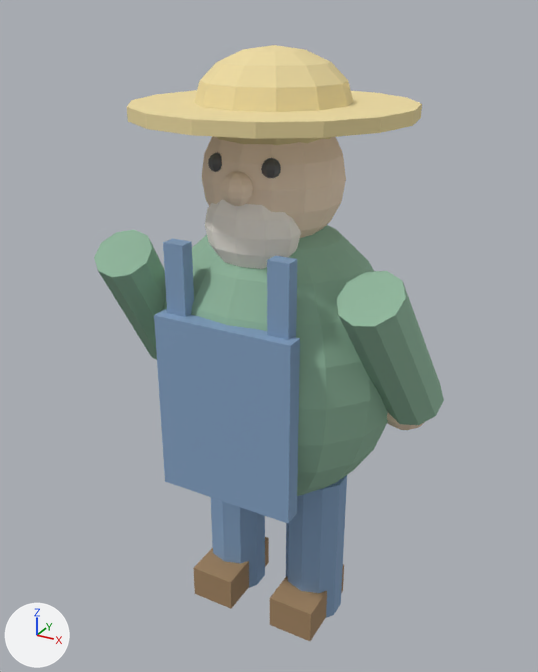
Before and after pictures for a commit that changed the glTF model game/assets/farmer.glb.
Before and after are seen from a 50 mm lens placed at (1.118, -2.084, 2.138), pointed at (-0.025, -0.005, 1.098). Every picture has the same lights, and +X, +Y and +Z are marked at lower left. The first picture is the older version. Vertices at exactly the same position are counted once.

Objects in the first picture: 'Farmer_Apron', 'Farmer_ApronStrap_R', 'Farmer_Arm_L', 'Farmer_Arm_R', 'Farmer_Beard', 'Farmer_Body', 'Farmer_Boot_R', 'Farmer_Eye_L', 'Farmer_Eye_R', 'Farmer_HatBrim', 'Farmer_HatTop', 'Farmer_Head', 'Farmer_Leg_L', 'Farmer_Leg_R' and 4 more.
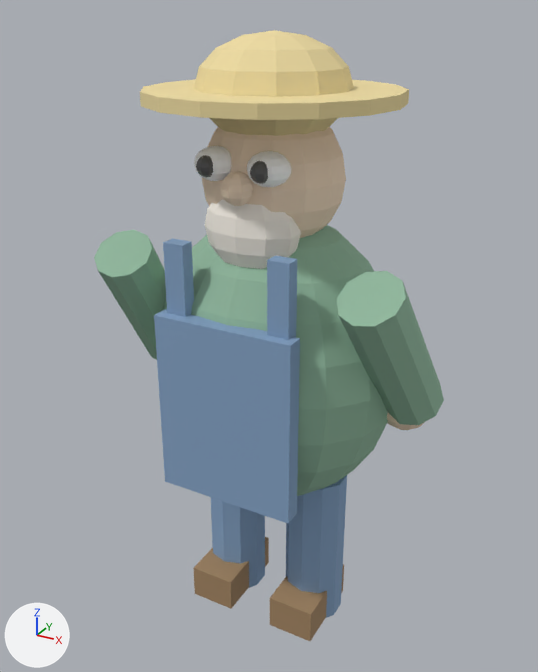
Where the change shows, as pixel boxes [x1, y1, x2, y2] in the pictures (538 x 672 px):
```json
{"object": "Farmer_HatBrim", "change": "moved, rescaled", "before": [127, 90, 422, 139], "after": [140, 79, 409, 120], "on screen": "9% narrower, 16% shorter"}
{"object": "Farmer_HatTop", "change": "moved", "before": [194, 45, 353, 145], "after": [194, 30, 354, 136]}
{"object": "Farmer_EyeWhite_R", "change": "added", "after": [247, 151, 291, 187]}
{"object": "Farmer_EyeWhite_L", "change": "added", "after": [194, 146, 231, 181]}
{"object": "Farmer_Eye_R", "change": "moved", "before": [261, 158, 281, 178], "after": [250, 161, 268, 184]}
{"object": "Farmer_Eye_L", "change": "moved", "before": [208, 152, 222, 172], "after": [196, 155, 213, 177]}
```

Scene script edits in JSON lines:
```json
{"op": "add", "block": "mat_m_farmereyewhite", "code": ["mat_m_farmereyewhite = principled_material('M_FarmerEyeWhite')", "mat_m_farmereyewhite.base_color = (1.0, 1.0, 1.0)  # white #ffffff", "mat_m_farmereyewhite.roughness = 0.4"]}
{"block": "me_cylinder_007", "where": "# used by ob_farmer_hatbrim; location = (0.0, -0.02, 1.86)"}
{"op": "remove", "block": "me_cylinder_007", "code": "me_cylinder_007.from_pydata(...)  # 32 vertices, 60 faces; spans x -0.44..0.44, y -0.44..0.44, z -0.02..0.02"}
{"op": "add", "block": "me_cylinder_007", "code": "me_cylinder_007.from_pydata(...)  # 32 vertices, 60 faces; spans x -0.4..0.4, y -0.4..0.4, z -0.02..0.02"}
{"block": "me_cylinder_007", "change": "me_cylinder_007 part 1: the whole mesh is scaled about its middle by (0.909, 0.909, 1)"}
{"op": "add", "block": "me_sphere_007", "code": ["me_sphere_007 = bpy.data.meshes.new('Sphere.007')", "me_sphere_007.from_pydata(...)  # a UV sphere (10 segments, 8 rings, poles along z) spanning x -0.0618..0.0618, y -0.065..0.065, z -0.05..0.05", "me_sphere_007.materials.append(mat_m_farmereyewhite)  # white #ffffff"]}
{"op": "add", "block": "me_sphere_006", "code": ["me_sphere_006 = bpy.data.meshes.new('Sphere.006')", "me_sphere_006.from_pydata(...)  # a UV sphere (10 segments, 8 rings, poles along z) spanning x -0.0618..0.0618, y -0.065..0.065, z -0.05..0.05", "me_sphere_006.materials.append(mat_m_farmereyewhite)  # white #ffffff"]}
{"op": "set", "path": "ob_farmer_eye_l.location", "old": "(-0.09, -0.2, 1.72)", "new": "(-0.09, -0.26, 1.72)"}
{"op": "set", "path": "ob_farmer_eye_r.location", "old": "(0.09, -0.2, 1.72)", "new": "(0.09, -0.26, 1.72)"}
{"op": "set", "path": "ob_farmer_hatbrim.location", "old": "(0.0, -0.02, 1.86)", "new": "(0.0, -0.02, 1.9)"}
{"op": "set", "path": "ob_farmer_hattop.location", "old": "(0.0, -0.02, 1.88)", "new": "(0.0, -0.02, 1.92)"}
{"op": "add", "block": "ob_farmer_eyewhite_r", "code": ["ob_farmer_eyewhite_r = bpy.data.objects.new('Farmer_EyeWhite_R', me_sphere_007)", "ob_farmer_eyewhite_r.location = (0.09, -0.215, 1.72)"]}
{"op": "add", "block": "ob_farmer_eyewhite_l", "code": ["ob_farmer_eyewhite_l = bpy.data.objects.new('Farmer_EyeWhite_L', me_sphere_006)", "ob_farmer_eyewhite_l.location = (-0.09, -0.215, 1.72)"]}
```
